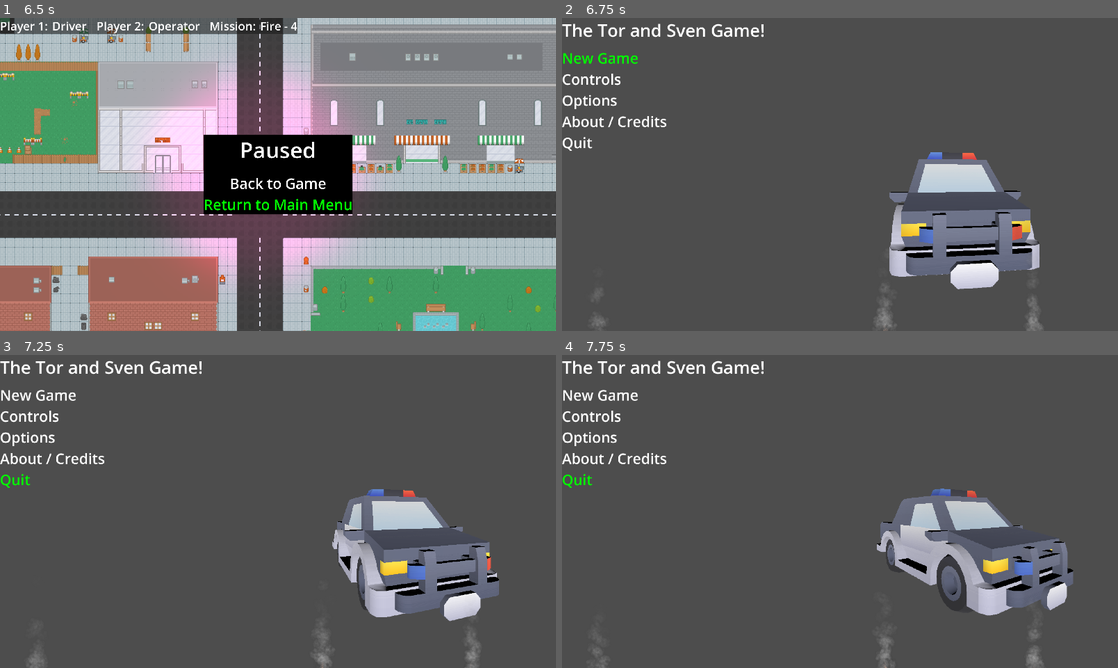
Above: before the commit, frames 1-4 (two rows, left to right).
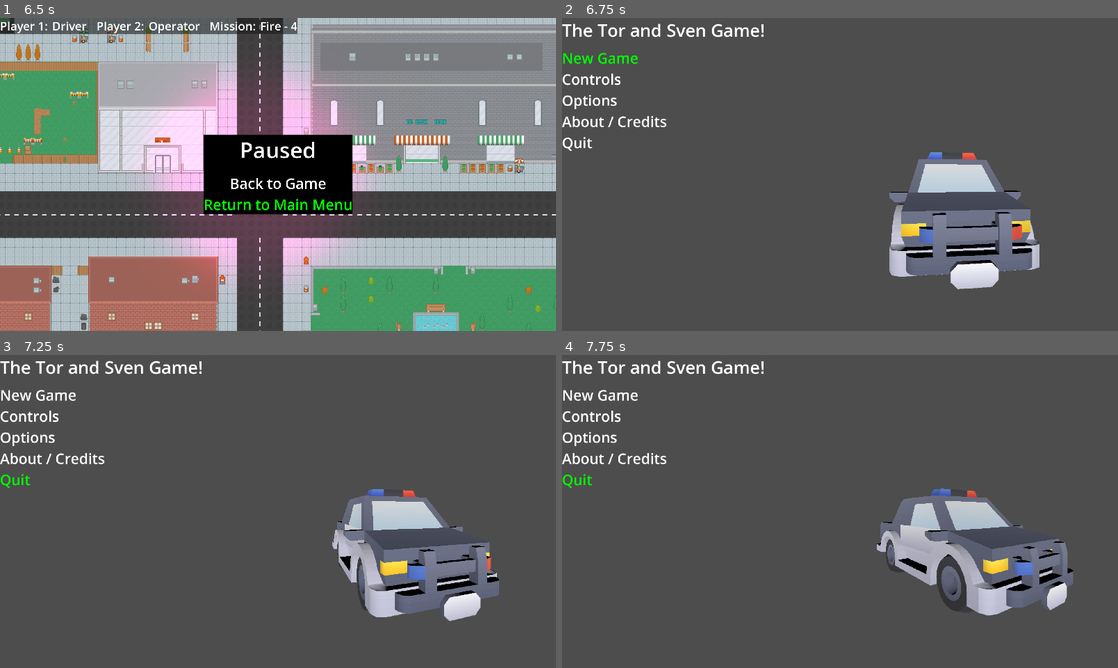
Above: after the commit, the same moments.

Repository: firefly2442/godot-tor-sven-game
Game: Godot game, scene res://scenes/City.tscn
Two runs of this game, one before a commit and one after it. Both use one fixed random seed, a clock stepped at 60 frames per second and the inputs below. This scene is started directly instead of the project's main scene. The engine's default icon, where the game draws it, is replaced by a stand-in: a white triangle on a blue panel in a dark square.
Inputs:
- Up to frame 1 (6.5 s): tap Enter (action_p2) at 0.5, 1.35 s; hold D (right_p1) 0.53-1.28 s; hold E (action_p1) 0.53-1.28 s; hold Q (back_p1) 1.28-2.03 s; hold D (right_p1) 2.03-2.78 s; tap Backspace (back_p2) at 2.1 s; hold W (up_p1) 2.78-3.53 s; tap Down (down_p2) at 2.85 s; hold A (left_p1) 3.53-5.03 s; tap Left (left_p2) at 3.6 s; tap Escape (escape_p1) at 4.15 s; tap Right (right_p2) at 4.35 s; tap Space at 5 s; hold Q (back_p1) 5.03-5.78 s; hold Up (up_p2) 5.03-5.78 s; hold D (right_p1) from 5.78 s (still down); tap E (action_p1) at 5.85 s
- Up to frame 2 (6.75 s): tap Enter (action_p2) at 6.5 s; release D (right_p1) at 6.53 s; hold W (up_p1) from 6.53 s (still down); hold Enter (action_p2) from 6.53 s (still down)
- Up to frame 3 (7.25 s): keep holding W (up_p1); keep holding Enter (action_p2)
- Up to frame 4 (7.75 s): release W (up_p1) at 7.28 s; release Enter (action_p2) at 7.28 s; hold D (right_p1) from 7.28 s (still down); tap Backspace (back_p2) at 7.35 s

Frame 1 is identical in both runs. In frame 2, 0.3% of the frame differs, in the area x 5-87%, y 84-100%; in frame 3, 0.3%, in the area x 5-87%, y 85-100%; in frame 4, 0.3%.
Error before the commit: Invalid access to property or key 'vehicletype' on a base object of type 'Nil'. (res://scripts/singletons/MissionGenerator.gd:21)

Commit message:
fix: minor defensive checks and bug fixes

Diff:
--- a/scenes/MainMenu.tscn
+++ b/scenes/MainMenu.tscn
@@ -61,7 +61,7 @@
 
 [node name="SubViewport" type="SubViewport" parent="MarginContainer/HBoxContainer/SubViewportContainer"]
 handle_input_locally = false
-size = Vector2i(2, 2)
+size = Vector2i(1156, 1080)
 render_target_update_mode = 4
 
 [node name="RotateModel" type="Node3D" parent="MarginContainer/HBoxContainer/SubViewportContainer/SubViewport"]
--- a/scenes/entities/player_vehicles/policecar/policecar.tres
+++ b/scenes/entities/player_vehicles/policecar/policecar.tres
@@ -1,10 +1,11 @@
-[gd_resource type="Resource" script_class="vehicle_resource" load_steps=6 format=3 uid="uid://ccnrt1tmmm6dj"]
+[gd_resource type="Resource" script_class="vehicle_resource" load_steps=7 format=3 uid="uid://ccnrt1tmmm6dj"]
 
 [ext_resource type="Script" uid="uid://cfalb38rhymnv" path="res://scenes/entities/player_vehicles/vehicle_resource.gd" id="1_d1erk"]
 [ext_resource type="AudioStream" uid="uid://bfm6lca8ickg5" path="res://sounds/vehicles/police_siren.ogg" id="1_exadi"]
 [ext_resource type="Texture2D" uid="uid://du64q8qi84wu0" path="res://scenes/entities/player_vehicles/policecar/policecar.png" id="2_85aft"]
 [ext_resource type="AudioStream" uid="uid://cr1dticqeexdu" path="res://sounds/vehicles/car_front_engine.ogg" id="3_8dplr"]
 [ext_resource type="AudioStream" uid="uid://cn5mm1hpf7in1" path="res://sounds/vehicles/car-horn.ogg" id="4_45k8v"]
+[ext_resource type="PackedScene" uid="uid://cgo16vaabbhcl" path="res://scenes/entities/player_vehicles/ambulance/RescuePaddles.tscn" id="5_hwxnf"]
 
 [resource]
 script = ExtResource("1_d1erk")
@@ -14,4 +15,5 @@
 vehicle_engine_sound = ExtResource("3_8dplr")
 vehicle_horn_sound = ExtResource("4_45k8v")
 operator_sound_back = ExtResource("1_exadi")
+vehicle_equipment = ExtResource("5_hwxnf")
 metadata/_custom_type_script = "uid://cfalb38rhymnv"
--- a/scripts/City.gd
+++ b/scripts/City.gd
@@ -14,6 +14,7 @@
 	MissionGenerator.clearMissions() # clear any potential past missions
 	MissionGenerator.startGeneratingMissions() # start generating missions
 	AudioManager.playBackgroundEnvironmental()
+	Utility.in_city = true
 
 func _unhandled_input(event: InputEvent) -> void:
 	if event.is_action_pressed("escape_p1") or event.is_action_pressed("escape_p2"):
--- a/scripts/MainMenu.gd
+++ b/scripts/MainMenu.gd
@@ -12,6 +12,7 @@
 	if get_tree().root.has_node("City"):
 		get_tree().root.get_node("City").queue_free()  # remove and clear if it exists
 	Utility.selected_vehicle = null
+	MissionGenerator.clearMissions()
 
 	randomize()  # Ensures different results each run
 	var number: int = randi() % model_list.size()
--- a/scripts/PauseMenu.gd
+++ b/scripts/PauseMenu.gd
@@ -42,10 +42,12 @@
 	if index == 0:
 		Utility.paused = false
 		get_tree().paused = false
-		MissionGenerator.clearMissions()
 		self.queue_free()  # remove the menu
+		# back to the city
 	elif index == 1:
 		Utility.paused = false
 		get_tree().paused = false
 		AudioManager.playBackgroundMusic()
+		MissionGenerator.clearMissions()
+		Utility.in_city = false
 		SceneSwitcher.switch_scene("uid://bky45hik6v0r0") # Main Menu
--- a/scripts/singletons/MissionGenerator.gd
+++ b/scripts/singletons/MissionGenerator.gd
@@ -17,7 +17,7 @@
 	%Timer.stop()
 
 func _on_timer_timeout() -> void:
-	if %Missions.get_child_count() < max_missions:
+	if %Missions.get_child_count() < max_missions and Utility.selected_vehicle != null and Utility.in_city:
 		if Utility.selected_vehicle.vehicletype != null and Utility.selected_vehicle.vehicletype == vehicle_resource.vehicle_type.AMBULANCE:
 			%Missions.add_child(load("uid://5lqelcy8ffdx").instantiate())
 			mission_type = "Rescue"
--- a/scripts/singletons/Utility.gd
+++ b/scripts/singletons/Utility.gd
@@ -7,4 +7,6 @@
 
 var paused: bool = false ## boolean, whether or not the game is paused
 
+var in_city: bool = false ## whether or not we are in the city
+
 var selected_vehicle: vehicle_resource = preload("uid://blmojbbdjr07").duplicate() ## the selected vehicle resource
Not shown: 1 places in scenes/entities/player_vehicles/towtruck/towtruck.tres that only renumber resources
